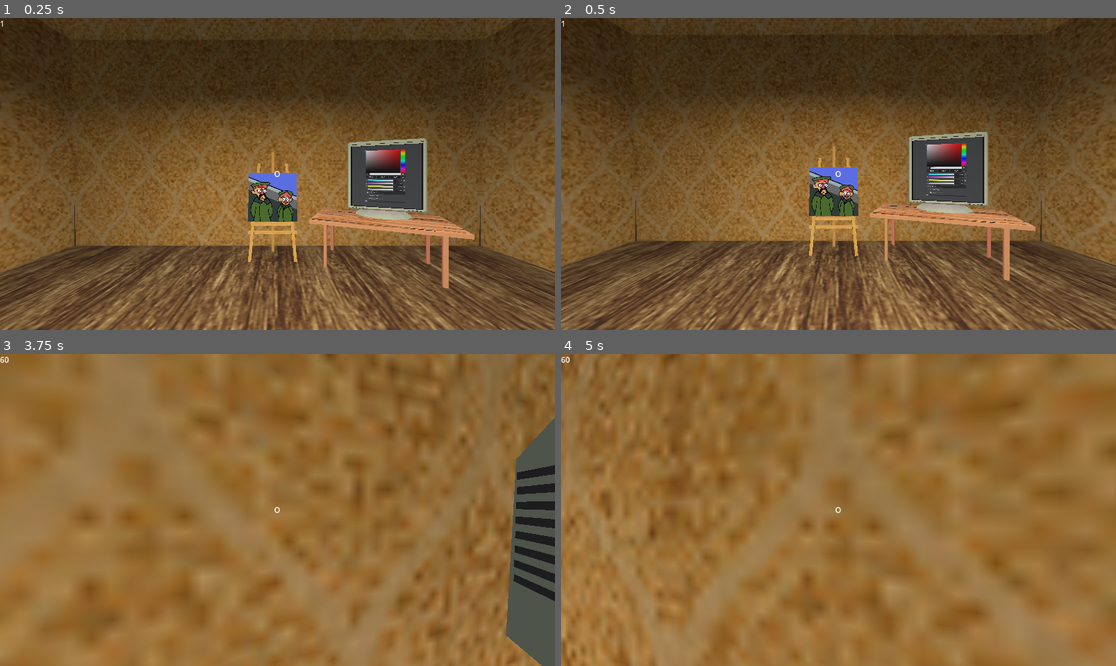
Above: before the commit, frames 1-4 (two rows, left to right).
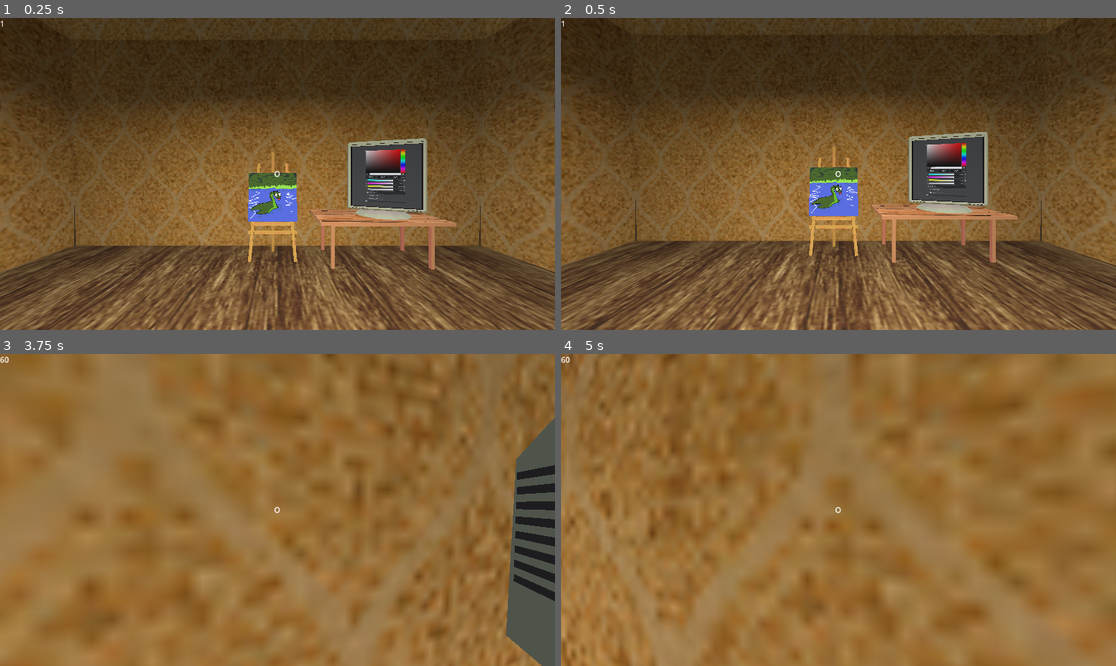
Above: after the commit, the same moments.

Repository: PedroSteinmacherEngelhardt/harder-paint
Game: Godot game, scene res://demo.tscn
Two runs of this game, one before a commit and one after it. Both use one fixed random seed, a clock stepped at 60 frames per second and the inputs below. The engine's default icon, where the game draws it, is replaced by a stand-in: a white triangle on a blue panel in a dark square.
Inputs (mouse positions are in pixels of both pictures, inside the frame that each line leads up to):
- Up to frame 1 (0.25 s): no input
- Up to frame 2 (0.5 s): no input
- Up to frame 3 (3.75 s): tap Enter (ui_accept) at 0.5, 0.77, 1.52, 2, 2.75, 3.02, 3.5 s; move the mouse to (305, 510) at 0.52 s; press the mouse at (305, 510) at 0.53 s; hold W (up) from 0.53 s (still down); move the mouse to (249, 510) at 1.27 s; release the mouse at (249, 510) at 1.28 s; click (249, 510) at 1.35 s; move the mouse to (288, 503) at 2.02 s; press the mouse at (288, 503) at 2.03 s; move the mouse to (271, 516) at 2.77 s; release the mouse at (271, 516) at 2.78 s; click (271, 516) at 2.85 s; move the mouse to (316, 513) at 3.52 s; press the mouse at (316, 513) at 3.53 s
- Up to frame 4 (5 s): keep holding W (up); tap Enter (ui_accept) at 3.77, 4.25, 4.52 s; move the mouse to (794, 506) at 4.27 s; release the mouse at (794, 506) at 4.28 s; click (794, 506) at 4.35 s

The runs differ from the first frame. In frame 1, 2.7% of the frame differs, in the area x 44-86%, y 49-87%; in frame 2, 2.6%; in frame 3, less than 0.1%; in frame 4, nothing differs.

Commit message:
more drawingssssssssshhhhhhhhh

Diff:
--- a/canvas.tscn
+++ b/canvas.tscn
@@ -2,7 +2,7 @@
 
 [ext_resource type="Script" path="res://canvas.gd" id="1_jh67w"]
 [ext_resource type="Texture2D" uid="uid://bdkskr4bhotas" path="res://icon.svg" id="1_uls50"]
-[ext_resource type="Texture2D" uid="uid://brhmby0sl5d6e" path="res://assets/paintings/staler.png" id="3_l232q"]
+[ext_resource type="Texture2D" uid="uid://brhmby0sl5d6e" path="res://assets/paintings/staler/staler.png" id="3_l232q"]
 [ext_resource type="PackedScene" uid="uid://bun0xogqh6qmh" path="res://assets/mobilia/cavalete/cavalete.gltf" id="4_nqy3q"]
 
 [sub_resource type="StandardMaterial3D" id="StandardMaterial3D_tk2te"]
--- a/demo.tscn
+++ b/demo.tscn
@@ -6,8 +6,8 @@
 [ext_resource type="Texture2D" uid="uid://co53gls3o2bqc" path="res://assets/background/ceiling.jpg" id="2_g36gq"]
 [ext_resource type="PackedScene" uid="uid://de7w3oawgybdl" path="res://canvas.tscn" id="2_g76wc"]
 [ext_resource type="Script" path="res://color_selector.gd" id="3_l2vn1"]
-[ext_resource type="Texture2D" uid="uid://brhmby0sl5d6e" path="res://assets/paintings/staler.png" id="5_r22a8"]
-[ext_resource type="Texture2D" uid="uid://lioykntp4ja3" path="res://assets/paintings/staler-finished.png" id="6_5l70t"]
+[ext_resource type="Texture2D" uid="uid://dn2tno7cu3r71" path="res://assets/paintings/lessi/lessi.png" id="5_rrh2e"]
+[ext_resource type="Texture2D" uid="uid://dnm5akrkio8e8" path="res://assets/paintings/lessi/lessi-finished.png" id="6_aoi72"]
 [ext_resource type="PackedScene" uid="uid://cokhyq5mn05g6" path="res://inteface.tscn" id="8_imkoo"]
 [ext_resource type="PackedScene" uid="uid://hy4k25fa61jb" path="res://assets/mobilia/lightbulb/lightbulb.gltf" id="10_307va"]
 [ext_resource type="PackedScene" uid="uid://bi8u7xryj3lt8" path="res://assets/mobilia/table/table.gltf" id="11_u2hre"]
@@ -160,8 +160,8 @@
 
 [node name="Canvas" parent="." instance=ExtResource("2_g76wc")]
 transform = Transform3D(1, 0, 0, 0, 1, 0, 0, 0, 1, -0.100059, 0, -4.20283)
-ICON = ExtResource("5_r22a8")
-final_icon = ExtResource("6_5l70t")
+ICON = ExtResource("5_rrh2e")
+final_icon = ExtResource("6_aoi72")
 
 [node name="Player" parent="." instance=ExtResource("1_xiyyp")]
 transform = Transform3D(1, 0, 0, 0, 1, 0, 0, 0, 1, 0, 1.40611, 0)
@@ -184,7 +184,6 @@
 script = ExtResource("3_l2vn1")
 
 [node name="MeshInstance3D" type="MeshInstance3D" parent="colorSelector"]
-transform = Transform3D(1, 0, 0, 0, 1, 0, 0, 0, 1, 0, 0, 0)
 material_override = SubResource("StandardMaterial3D_pthxh")
 mesh = SubResource("QuadMesh_vo7jk")
 skeleton = NodePath("../..")
@@ -207,7 +206,7 @@
 transform = Transform3D(1, 0, 0, 0, 1, 0, 0, 0, 1, 0, 3.91566, 0)
 
 [node name="blockbench_export" parent="." instance=ExtResource("11_u2hre")]
-transform = Transform3D(0.389847, 0, 0.920879, 0, 1, 0, -0.920879, 0, 0.389847, 1.9526, -0.405048, -3.96678)
+transform = Transform3D(0.0160213, 0, 0.999871, 0, 1, 0, -0.999871, 0, 0.0160213, 1.97077, -0.405048, -4.28089)
 
 [node name="blockbench_export3" parent="." instance=ExtResource("12_jtx4w")]
 transform = Transform3D(-0.927171, 0, 0.374639, 0, 1, 0, -0.374639, 0, -0.927171, 2.24623, 0.895942, -4.3565)
Binary file added: assets/paintings/gnomer/gnomer-finished.png
Not shown, changed: assets/paintings/gnomer/gnomer-finished.png.import
Binary file added: assets/paintings/gnomer/gnomer.png
Not shown, changed: assets/paintings/gnomer/gnomer.png.import
Binary file added: assets/paintings/lessi/lessi-finished.png
Not shown, added: assets/paintings/lessi/lessi-finished.png.import
Binary file added: assets/paintings/lessi/lessi.png
Not shown, added: assets/paintings/lessi/lessi.png.import
Renamed: assets/paintings/staler-finished.png -> assets/paintings/staler/staler-finished.png
Not shown, added: assets/paintings/staler/staler-finished.png.import
Renamed: assets/paintings/staler.png -> assets/paintings/staler/staler.png
Not shown, added: assets/paintings/staler/staler.png.import
